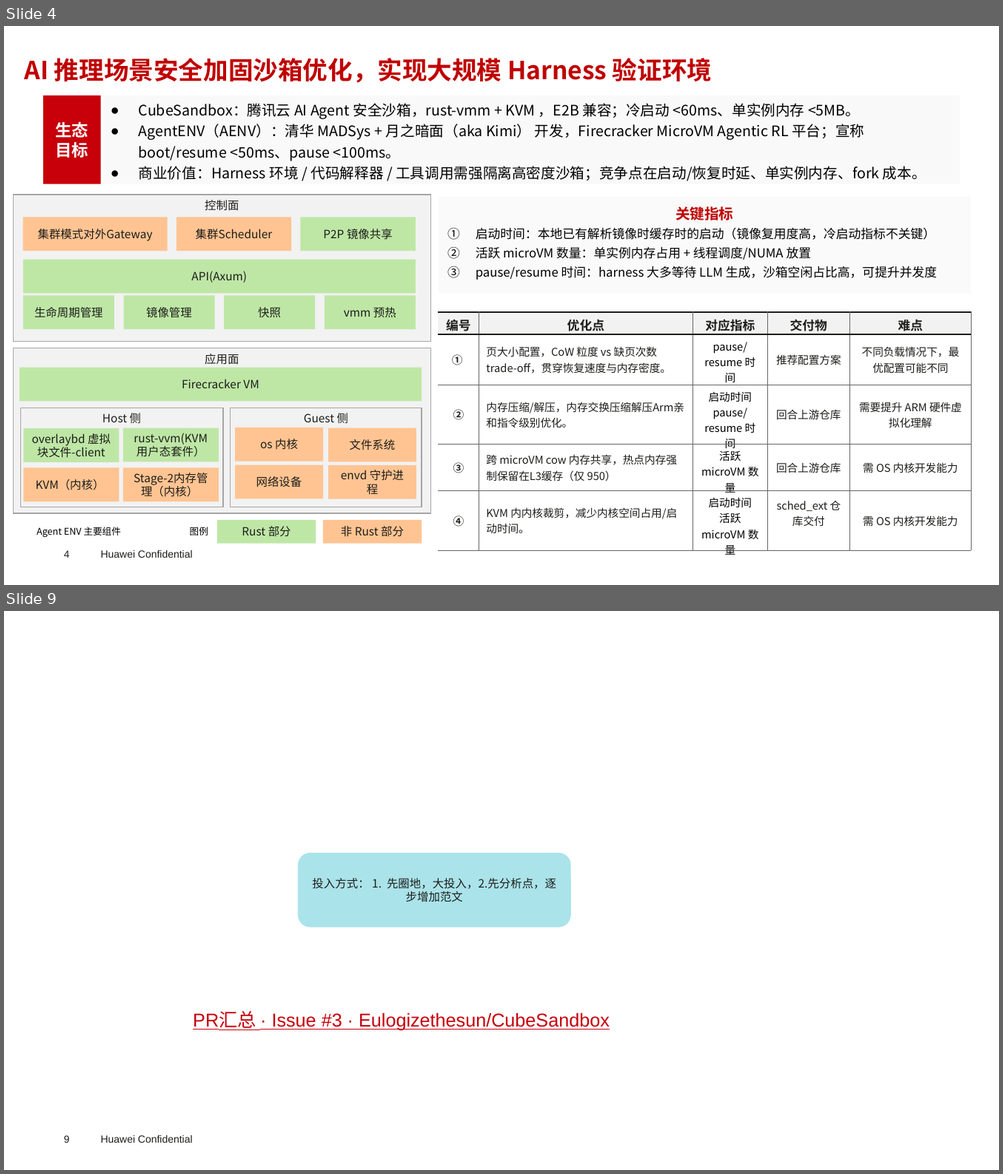
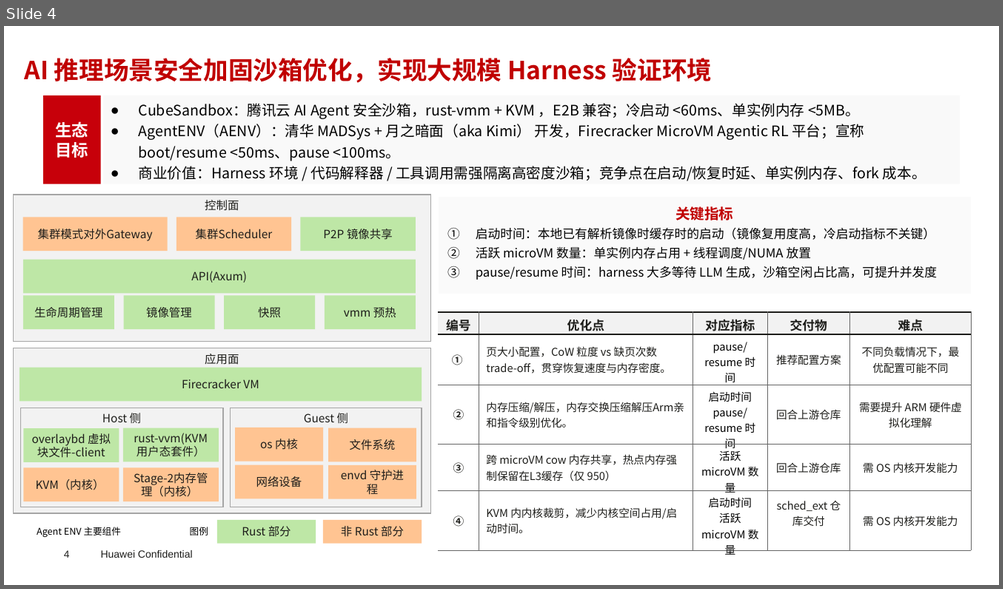
Before and after one commit to sui-zhiyuan/mindvault, a slide deck: slides/Rust_planning.pptx. Shown one above the other, each under a label of ours: slides 4 and 9 before the commit, slide 4 after it; the slides between them are not shown. The pictures are 1003x1174 and 1003x589 pixels, drawn with LibreOffice and Linux fonts; fonts in the diff are those of the drawing; background and template pictures are left out. Boxes give left, top, right and bottom in pixels: in the first picture for what was removed or moved away, otherwise in the second. Text is boxed around its words. In the diff, an @@ line names an element or a change of style, - is before the commit and + after.

```diff
--- a/slides/Rust_planning.pptx
+++ b/slides/Rust_planning.pptx
@@ slide 9 removed at (4,611,999,1170), background #FFFFFF; not listed: 2 template elements that a slide beside it also shows @@
@@ rounded rectangle removed at (298,852,571,927) @@
-投入方式： 1. 先圈地，大投入，2.先分析点，逐步增加范文
@@ text removed at (193,1012,609,1031) @@
-PR汇总 · Issue #3 · Eulogizethesun/CubeSandbox
```
Also in this commit, not shown: 4 slides changed, 1 slide added, 1 other slide removed.
